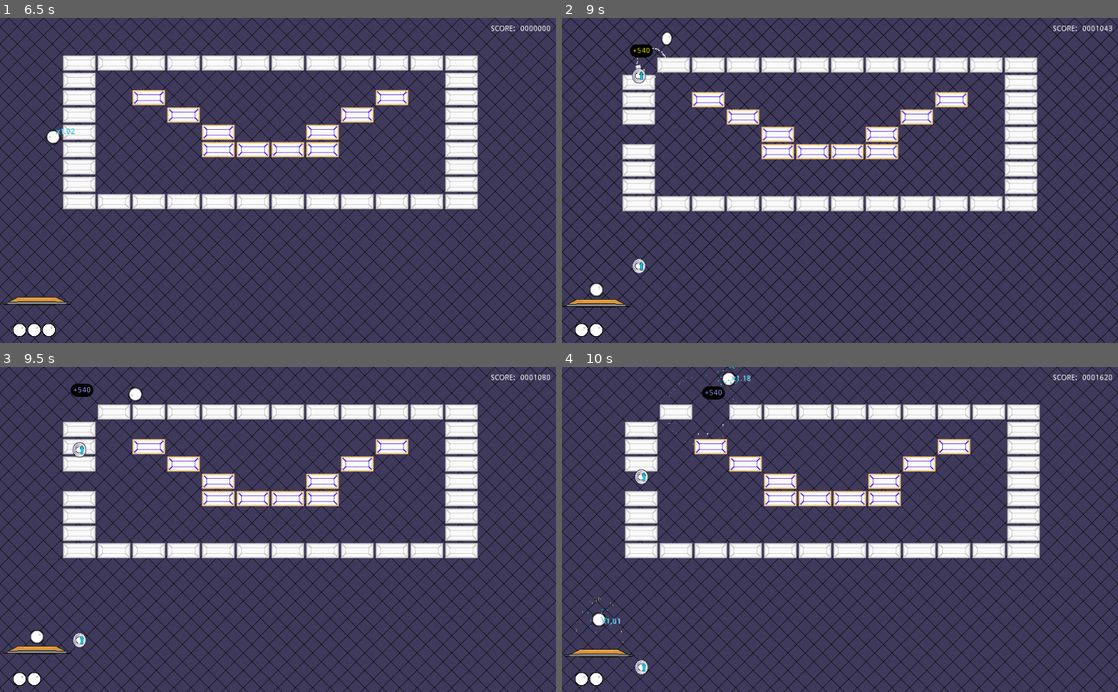
Above: before the commit, frames 1-4 (two rows, left to right).
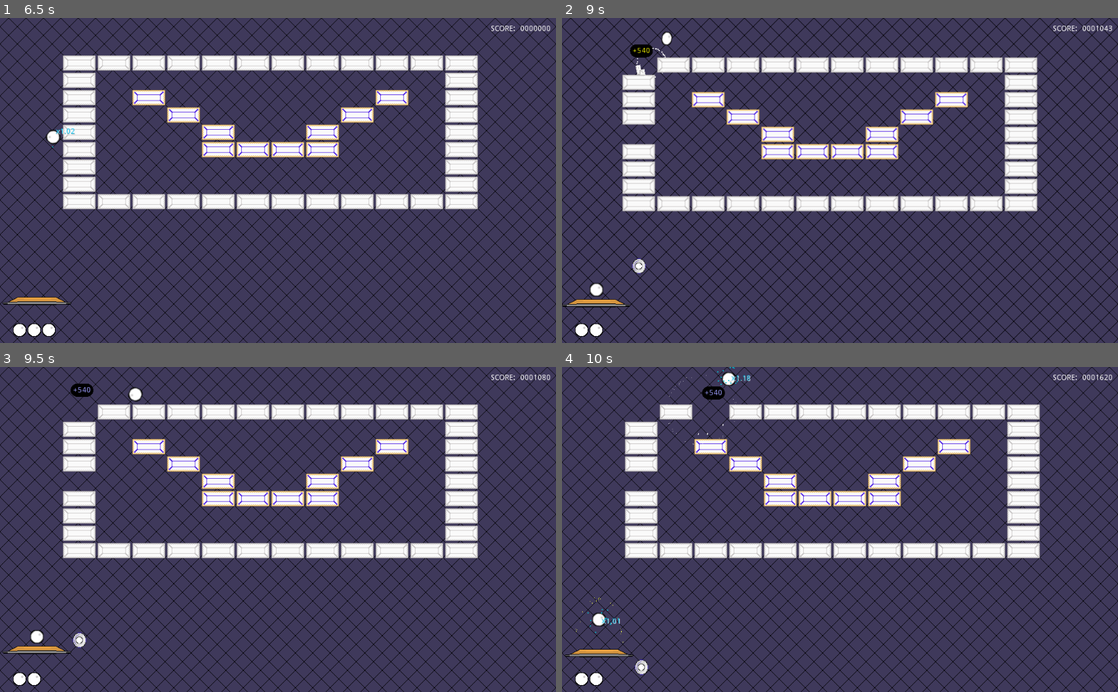
Above: after the commit, the same moments.

Repository: Anatolij-Grigorjev/Breakout4Godot
Game: Godot game, scene res://BreakoutGame.tscn
Two runs of this game, one before a commit and one after it. Both use one fixed random seed, a clock stepped at 60 frames per second and the inputs below.
Inputs (mouse positions are in pixels of both pictures, inside the frame that each line leads up to):
- Up to frame 1 (6.5 s): tap Enter (ui_accept) at 0.5, 0.77, 2, 3.5, 3.77 s; move the mouse to (250, 245) at 0.52 s; hold Up (paddle_ball_speedup) 0.53-1.25 s; tap Space (paddle_launch_ball) at 0.6, 3.6 s; click (250, 245) at 0.67 s; drag from (444, 229) to (250, 245) at 1.27 s; move the mouse to (111, 131) at 2.02 s; hold Left (paddle_left) 2.03-2.75 s; tap Alt at 2.1, 5.1 s; drag from (305, 180) to (111, 131) at 2.77 s; move the mouse to (194, 99) at 3.52 s; hold Left (paddle_left) 3.53-4.25 s; drag from (400, 164) to (194, 99) at 4.27 s; move the mouse to (166, 196) at 5.02 s; hold Up (paddle_ball_speedup) 5.03-5.75 s; click (166, 196) at 5.17 s; drag from (333, 109) to (166, 196) at 5.77 s
- Up to frame 2 (9 s): move the mouse to (812, 245) at 6.52 s; hold Right (paddle_right) 6.53-7.25 s; tap Space (paddle_launch_ball) at 6.6 s; tap Enter (ui_accept) at 6.77 s; drag from (1006, 229) to (639, 170) at 7.27 s; move the mouse to (673, 131) at 8.02 s; hold Left (paddle_left) 8.03-8.75 s; tap Alt at 8.1 s; drag from (867, 180) to (673, 131) at 8.77 s
- Up to frame 3 (9.5 s): no input
- Up to frame 4 (10 s): move the mouse to (756, 448) at 9.52 s; hold Up (paddle_ball_speedup) from 9.53 s (still down); tap Space (paddle_launch_ball) at 9.6 s; click (756, 448) at 9.67 s; tap Enter (ui_accept) at 9.77 s

Frame 1 is identical in both runs. In frame 2, 0.1% of the frame differs, in the area x 12-16%, y 15-78%; in frame 3, 0.1%; in frame 4, 0.1%, in the area x 13-16%, y 31-94%.

Commit message:
add slowdown powerup for ball

Diff:
--- a/game/BreakoutGame.gd
+++ b/game/BreakoutGame.gd
@@ -8,6 +8,7 @@
 const PowerupPointsScn = preload("res://drops/PowerupPoints.tscn")
 const PowerupExtraBallScn = preload("res://drops/PowerupExtraBall.tscn")
 const PowerupSpeedupBallScn = preload("res://drops//PowerupSpeedupBall.tscn")
+const PowerupSlowdownBallScn = preload("res://drops//PowerupSlowdownBall.tscn")
 
 signal game_over(total_score)
 
@@ -37,6 +38,7 @@
 var dropConfigPoints: ScenePowerupConfig
 var dropConfigExtraBall: ScenePowerupConfig
 var dropConfigSpeedupBall: ScenePowerupConfig
+var dropConfigSlowdownBall: ScenePowerupConfig
 
 var powerup_configs = []
 
@@ -57,15 +59,18 @@
 	paddle.connect("request_launch_ball", self, "_on_paddle_new_ball_requested")
 
 	dropConfigPoints = ScenePowerupConfig.new(PowerupPointsScn, {
-		0: 0.15, 2: 0.25, 3: 0.25, 4: 0.25
+		0: 0.1, 2: 0.25, 3: 0.25, 4: 0.25
 	}, 100)
 	dropConfigSpeedupBall = ScenePowerupConfig.new(PowerupSpeedupBallScn, {
-		0: 0.5, 2: 0.15, 3: 0.15, 4: 0.15
+		0: 0.1, 2: 0.15, 3: 0.15, 4: 0.15
+	}, 100)
+	dropConfigSlowdownBall = ScenePowerupConfig.new(PowerupSlowdownBallScn, {
+		0: 0.1, 2: 0.15, 3: 0.15, 4: 0.15
 	}, 100)
 	dropConfigExtraBall = ScenePowerupConfig.new(PowerupExtraBallScn, {
 		0: 0.05, 2: 0.07, 3: 0.07, 4: 0.07
 	}, 1)
-	powerup_configs = [dropConfigPoints, dropConfigSpeedupBall, dropConfigExtraBall]
+	powerup_configs = [dropConfigPoints, dropConfigSpeedupBall, dropConfigSlowdownBall, dropConfigExtraBall]
 
 
 func _process(delta):
@@ -181,6 +186,8 @@
 		drop.connect("extra_ball_collected", self, "_on_paddle_collected_extra_ball")
 	if drop_config.PowerupScn == PowerupSpeedupBallScn:
 		drop.connect("speedup_ball_collected", self, "_on_paddle_collected_ball_speedup")
+	if drop_config.PowerupScn == PowerupSlowdownBallScn:
+		drop.connect("slowdown_ball_collected", self, "_on_paddle_collected_ball_slowdown")
 
 
 
@@ -192,6 +199,14 @@
 		ball.glow_once()
 		ball.speedup_ball_by_amount(ball.speed_additive_for_coef(speedup_coef))
 
+
+func _on_paddle_collected_ball_slowdown(slowdown_coef: float):
+
+	_add_flashing_text_above_paddle(paddle.global_position - Vector2(0, 15), "x%s" % slowdown_coef)
+	_collected_drop_of_config(dropConfigSlowdownBall)
+	for ball in _get_active_balls():
+		ball.glow_once_red()
+		ball.speedup_ball_by_amount(-ball.speed_additive_for_coef(slowdown_coef))
 
 
 
--- a/game/ball/Ball.gd
+++ b/game/ball/Ball.gd
@@ -72,7 +72,7 @@
 
 
 func glow():
-	glow_anim.play("glow")
+	glow_anim.play("glow_blue")
 	$CPUParticles2D.emitting = true
 	coef_label.visible = true
 	coef_label.get_node("AnimationPlayer").play("raising")
@@ -84,12 +84,26 @@
 	stop_glowing()
 
 
+func glow_red():
+	glow_anim.play("glow_red")
+	$CPUParticles2DRed.emitting = true
+	coef_label.visible = true
+	coef_label.get_node("AnimationPlayer").play("lowering")
+
+
+func glow_once_red():
+	glow_red()
+	yield(get_tree().create_timer(coef_label.get_node("AnimationPlayer").get_animation("lowering").length), "timeout")
+	stop_glowing()
+
+
 func stop_glowing():
 	glow_anim.stop()
 	$CPUParticles2D.emitting = false
+	$CPUParticles2DRed.emitting = false
 	$Sprite/GlowFX.material.set_shader_param("outline_width", 0.0)
 	coef_label.get_node("AnimationPlayer").stop()
-	yield(get_tree().create_timer(1.2), "timeout")
+	yield(get_tree().create_timer(1.0), "timeout")
 	coef_label.visible = false
 
 
--- a/game/ball/Ball.tscn
+++ b/game/ball/Ball.tscn
@@ -219,8 +219,8 @@
 "values": [ Color( 1, 1, 1, 1 ) ]
 }
 
-[sub_resource type="Animation" id=12]
-resource_name = "raising"
+[sub_resource type="Animation" id=14]
+resource_name = "lowering"
 loop = true
 tracks/0/type = "value"
 tracks/0/path = NodePath(".:rect_position")
@@ -232,7 +232,7 @@
 "times": PoolRealArray( 0, 1 ),
 "transitions": PoolRealArray( 1, 1 ),
 "update": 0,
-"values": [ Vector2( 0, 5 ), Vector2( 0, -25 ) ]
+"values": [ Vector2( 0, -25 ), Vector2( 0, 5 ) ]
 }
 tracks/1/type = "value"
 tracks/1/path = NodePath(".:custom_colors/font_color")
@@ -244,7 +244,7 @@
 "times": PoolRealArray( 0 ),
 "transitions": PoolRealArray( 1 ),
 "update": 0,
-"values": [ Color( 0, 0.768627, 0.960784, 1 ) ]
+"values": [ Color( 1, 0, 0.760784, 1 ) ]
 }
 tracks/2/type = "value"
 tracks/2/path = NodePath(".:custom_colors/font_color_shadow")
@@ -259,8 +259,63 @@
 "values": [ Color( 1, 1, 1, 1 ) ]
 }
 
+[sub_resource type="Animation" id=12]
+resource_name = "raising"
+loop = true
+tracks/0/type = "value"
+tracks/0/path = NodePath(".:rect_position")
+tracks/0/interp = 1
+tracks/0/loop_wrap = true
+tracks/0/imported = false
+tracks/0/enabled = true
+tracks/0/keys = {
+"times": PoolRealArray( 0, 1 ),
+"transitions": PoolRealArray( 1, 1 ),
+"update": 0,
+"values": [ Vector2( 0, 5 ), Vector2( 0, -25 ) ]
+}
+tracks/1/type = "value"
+tracks/1/path = NodePath(".:custom_colors/font_color")
+tracks/1/interp = 1
+tracks/1/loop_wrap = true
+tracks/1/imported = false
+tracks/1/enabled = true
+tracks/1/keys = {
+"times": PoolRealArray( 0 ),
+"transitions": PoolRealArray( 1 ),
+"update": 0,
+"values": [ Color( 0, 0.768627, 0.960784, 1 ) ]
+}
+tracks/2/type = "value"
+tracks/2/path = NodePath(".:custom_colors/font_color_shadow")
+tracks/2/interp = 1
+tracks/2/loop_wrap = true
+tracks/2/imported = false
+tracks/2/enabled = true
+tracks/2/keys = {
+"times": PoolRealArray( 0 ),
+"transitions": PoolRealArray( 1 ),
+"update": 0,
+"values": [ Color( 1, 1, 1, 1 ) ]
+}
+
+[sub_resource type="Animation" id=16]
+length = 0.001
+tracks/0/type = "value"
+tracks/0/path = NodePath("Sprite/GlowFX:material:shader_param/outline_color")
+tracks/0/interp = 1
+tracks/0/loop_wrap = true
+tracks/0/imported = false
+tracks/0/enabled = true
+tracks/0/keys = {
+"times": PoolRealArray( 0 ),
+"transitions": PoolRealArray( 1 ),
+"update": 0,
+"values": [ Color( 0.0745098, 0.760784, 0.894118, 0.568627 ) ]
+}
+
 [sub_resource type="Animation" id=7]
-resource_name = "glow"
+resource_name = "glow_blue"
 length = 1.6
 loop = true
 tracks/0/type = "value"
@@ -274,6 +329,47 @@
 "transitions": PoolRealArray( 0.5, 1, 0.535887 ),
 "update": 0,
 "values": [ 0.0, 3.5, 0.01 ]
+}
+tracks/1/type = "value"
+tracks/1/path = NodePath("Sprite/GlowFX:material:shader_param/outline_color")
+tracks/1/interp = 1
+tracks/1/loop_wrap = true
+tracks/1/imported = false
+tracks/1/enabled = true
+tracks/1/keys = {
+"times": PoolRealArray( 0 ),
+"transitions": PoolRealArray( 1 ),
+"update": 0,
+"values": [ Color( 0.0745098, 0.760784, 0.894118, 0.568627 ) ]
+}
+
+[sub_resource type="Animation" id=15]
+resource_name = "glow_red"
+length = 1.6
+loop = true
+tracks/0/type = "value"
+tracks/0/path = NodePath("Sprite/GlowFX:material:shader_param/outline_width")
+tracks/0/interp = 1
+tracks/0/loop_wrap = true
+tracks/0/imported = false
+tracks/0/enabled = true
+tracks/0/keys = {
+"times": PoolRealArray( 0, 1, 1.6 ),
+"transitions": PoolRealArray( 0.5, 1, 0.535887 ),
+"update": 0,
+"values": [ 0.0, 3.5, 0.01 ]
+}
+tracks/1/type = "value"
+tracks/1/path = NodePath("Sprite/GlowFX:material:shader_param/outline_color")
+tracks/1/interp = 1
+tracks/1/loop_wrap = true
+tracks/1/imported = false
+tracks/1/enabled = true
+tracks/1/keys = {
+"times": PoolRealArray( 0 ),
+"transitions": PoolRealArray( 1 ),
+"update": 0,
+"values": [ Color( 1, 0, 0.760784, 0.694118 ) ]
 }
 
 [sub_resource type="Curve" id=8]
@@ -316,6 +412,20 @@
 scale_amount = 2.0
 color = Color( 0, 0.741176, 0.815686, 1 )
 
+[node name="CPUParticles2DRed" type="CPUParticles2D" parent="."]
+emitting = false
+amount = 25
+lifetime = 0.75
+emission_shape = 1
+emission_sphere_radius = 15.0
+direction = Vector2( 0, 0 )
+spread = 0.0
+gravity = Vector2( 0, 0 )
+orbit_velocity = 0.5
+radial_accel = 50.0
+scale_amount = 2.0
+color = Color( 1, 0, 0.760784, 0.694118 )
+
 [node name="CollisionShape2D" type="CollisionShape2D" parent="."]
 shape = SubResource( 1 )
 
@@ -340,10 +450,13 @@
 
 [node name="AnimationPlayer" type="AnimationPlayer" parent="Label"]
 anims/RESET = SubResource( 13 )
+anims/lowering = SubResource( 14 )
 anims/raising = SubResource( 12 )
 
 [node name="GlowAnimationPlayer" type="AnimationPlayer" parent="."]
-anims/glow = SubResource( 7 )
+anims/RESET = SubResource( 16 )
+anims/glow_blue = SubResource( 7 )
+anims/glow_red = SubResource( 15 )
 
 [node name="ParticlesBattery" parent="." instance=ExtResource( 5 )]
 
--- /dev/null
+++ b/game/drops/PowerupSlowdownBall.gd
@@ -0,0 +1,10 @@
+extends PowerupBase
+
+
+signal slowdown_ball_collected(slowdown_coef)
+
+export(float) var slowdown_coef := 1.5
+
+
+func _paddle_collected_powerup():
+	emit_signal("slowdown_ball_collected", slowdown_coef)
--- /dev/null
+++ b/game/drops/PowerupSlowdownBall.tscn
@@ -0,0 +1,18 @@
+[gd_scene load_steps=5 format=2]
+
+[ext_resource path="res://drops/PowerupBase.tscn" type="PackedScene" id=1]
+[ext_resource path="res://gui/decrease_arrow.png" type="Texture" id=2]
+[ext_resource path="res://ball/ball.png" type="Texture" id=3]
+[ext_resource path="res://drops/PowerupSlowdownBall.gd" type="Script" id=4]
+
+[node name="PowerupSlowdownBall" instance=ExtResource( 1 )]
+script = ExtResource( 4 )
+
+[node name="Sprite" type="Sprite" parent="Sprite" index="0"]
+scale = Vector2( 0.5, 0.5 )
+texture = ExtResource( 3 )
+
+[node name="arrow" type="Sprite" parent="Sprite" index="1"]
+position = Vector2( 5, 0 )
+scale = Vector2( 0.5, 0.5 )
+texture = ExtResource( 2 )
Not shown: 1 places in game/ball/Ball.tscn that only renumber resources
